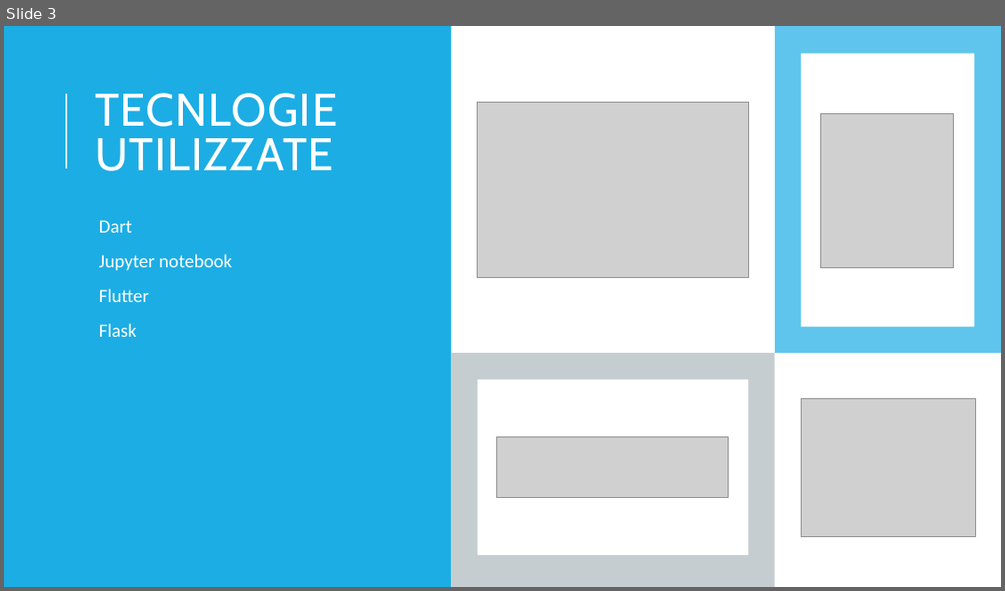
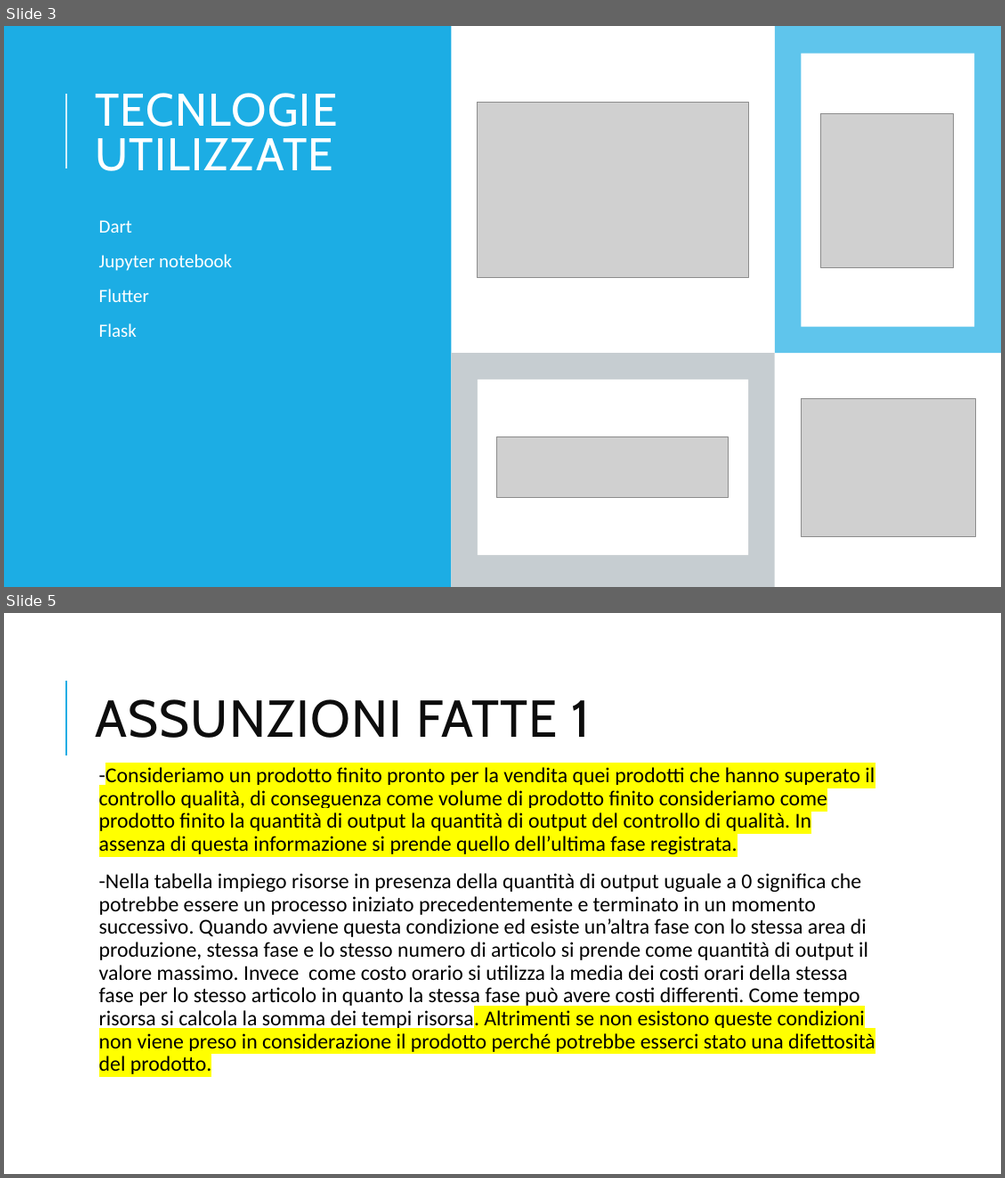
Before and after one commit to VinciGit00/SCGProject, a slide deck: Document/PresentazioneProgetto.pptx. Shown one above the other, each under a label of ours: slide 3 before the commit, slides 3 and 5 after it; the slides between them are not shown. The pictures are 1005x591 and 1005x1178 pixels, drawn with LibreOffice and Linux fonts; fonts in the diff are those of the drawing; grey boxes stand for pictures. Boxes give left, top, right and bottom in pixels: in the first picture for what was removed or moved away, otherwise in the second. Text is boxed around its words. In the diff, an @@ line names an element or a change of style, - is before the commit and + after.

```diff
--- a/Document/PresentazioneProgetto.pptx
+++ b/Document/PresentazioneProgetto.pptx
@@ slide 5 added at (4,613,1001,1174), background #FFFFFF @@
@@ line added from (66, 755) to (66, 681), #1CADE4 1.5 pt @@
@@ title added at (95,699,591,738), 50 pt, text #0D0D0D @@
+ASSUNZIONI FATTE 1
@@ text added at (99,764,875,1074), 20.4 pt, text #000000 @@
+  -Consideriamo un prodotto finito pronto per la vendita quei prodotti che hanno superato il controllo qualità, di conseguenza come volume di prodotto finito consideriamo come prodotto finito la quantità di output la quantità di output del controllo di qualità. In assenza di questa informazione si prende quello dell’ultima fase registrata.
+  -Nella tabella impiego risorse in presenza della quantità di output uguale a 0 significa che potrebbe essere un processo iniziato precedentemente e terminato in un momento successivo. Quando avviene questa condizione ed esiste un’altra fase con lo stessa area di produzione, stessa fase e lo stesso numero di articolo si prende come quantità di output il valore massimo. Invece come costo orario si utilizza la media dei costi orari della stessa fase per lo stesso articolo in quanto la stessa fase può avere costi differenti. Come tempo risorsa si calcola la somma dei tempi risorsa. Altrimenti se non esistono queste condizioni non viene preso in considerazione il prodotto perché potrebbe esserci stato una difettosità del prodotto.
```
Also in this commit, not shown: 6 slides changed, 4 other slides added, 4 slides removed, 7 other files.
